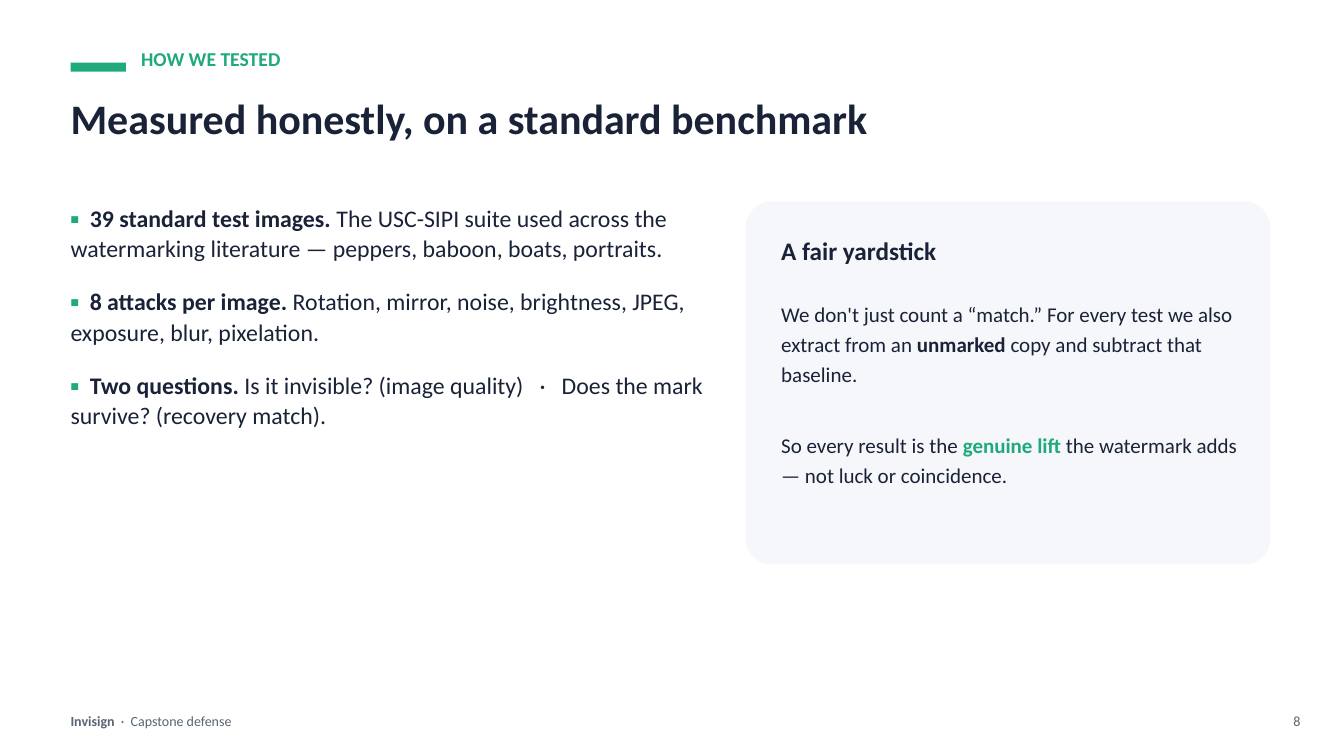
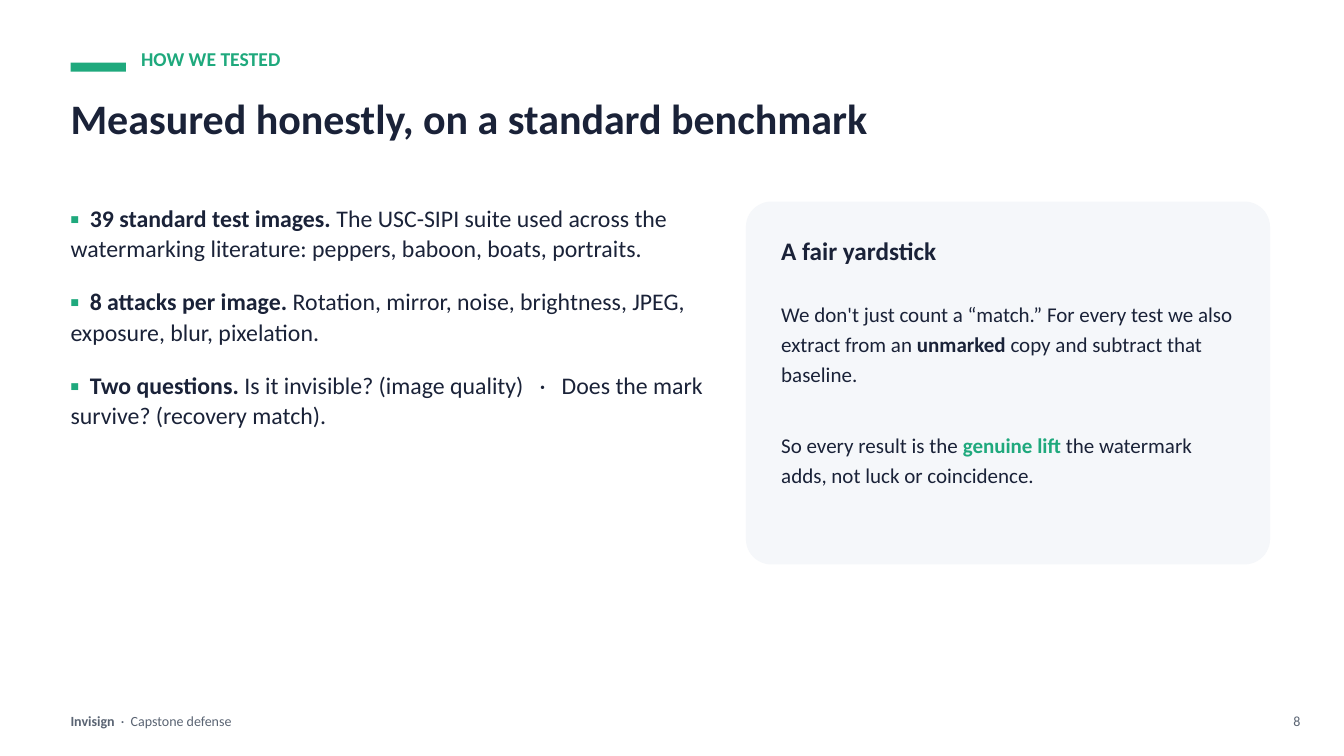
Before and after one commit to fvaldes0109/invisign, a slide deck: slide 8 of Invisign-Defense.pptx. Drawn at 1344x756 pixels with LibreOffice and Linux fonts; fonts in the diff are those of the drawing. Boxes give left, top, right and bottom in pixels: in the first picture for what was removed or moved away, otherwise in the second. Text is boxed around its words. In the diff, an @@ line names an element or a change of style, - is before the commit and + after.

```diff
--- a/Invisign-Defense.pptx
+++ b/Invisign-Defense.pptx
@@ text at [71, 210, 667, 261]: text changed @@
-▪ 39 standard test images. The USC-SIPI suite used across the watermarking literature — peppers, baboon, boats, portraits.
+▪ 39 standard test images. The USC-SIPI suite used across the watermarking literature: peppers, baboon, boats, portraits.
@@ text at [781, 438, 1192, 486]: text changed @@
-So every result is the genuine lift the watermark adds — not luck or coincidence.
+So every result is the genuine lift the watermark adds, not luck or coincidence.
```
Also in this commit, not shown: 11 other slides changed, 4 other files.
